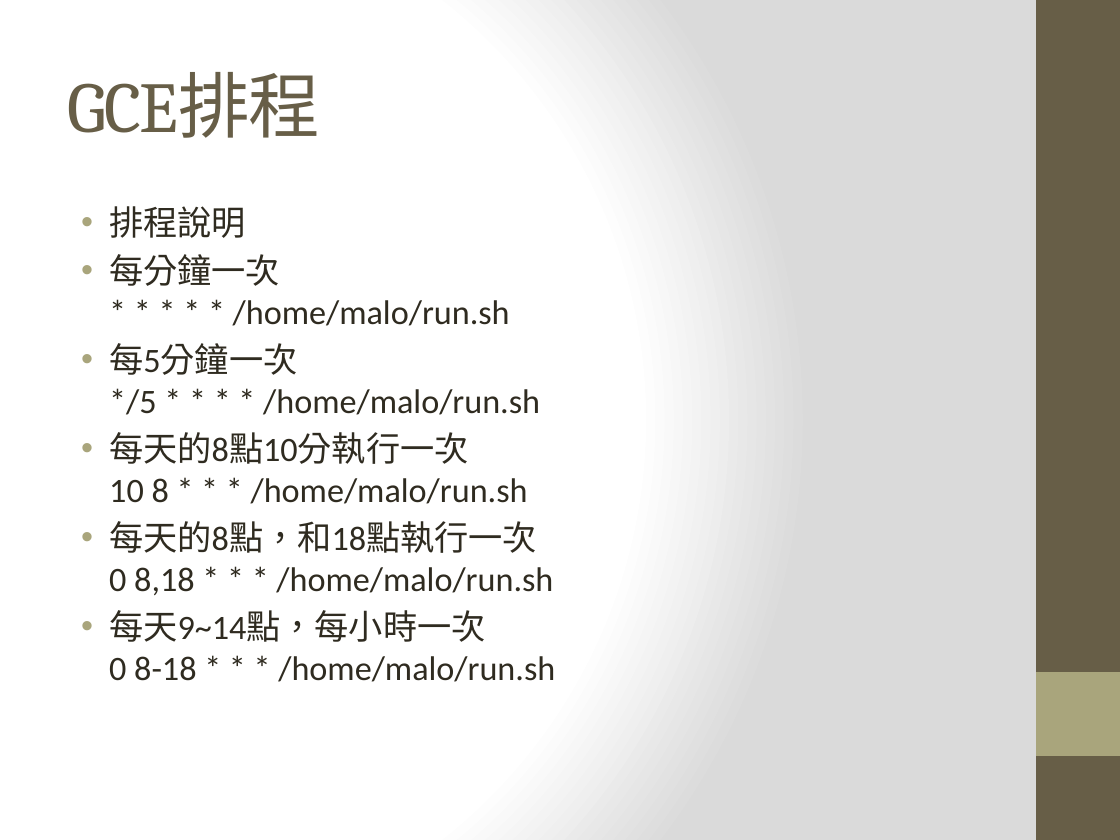
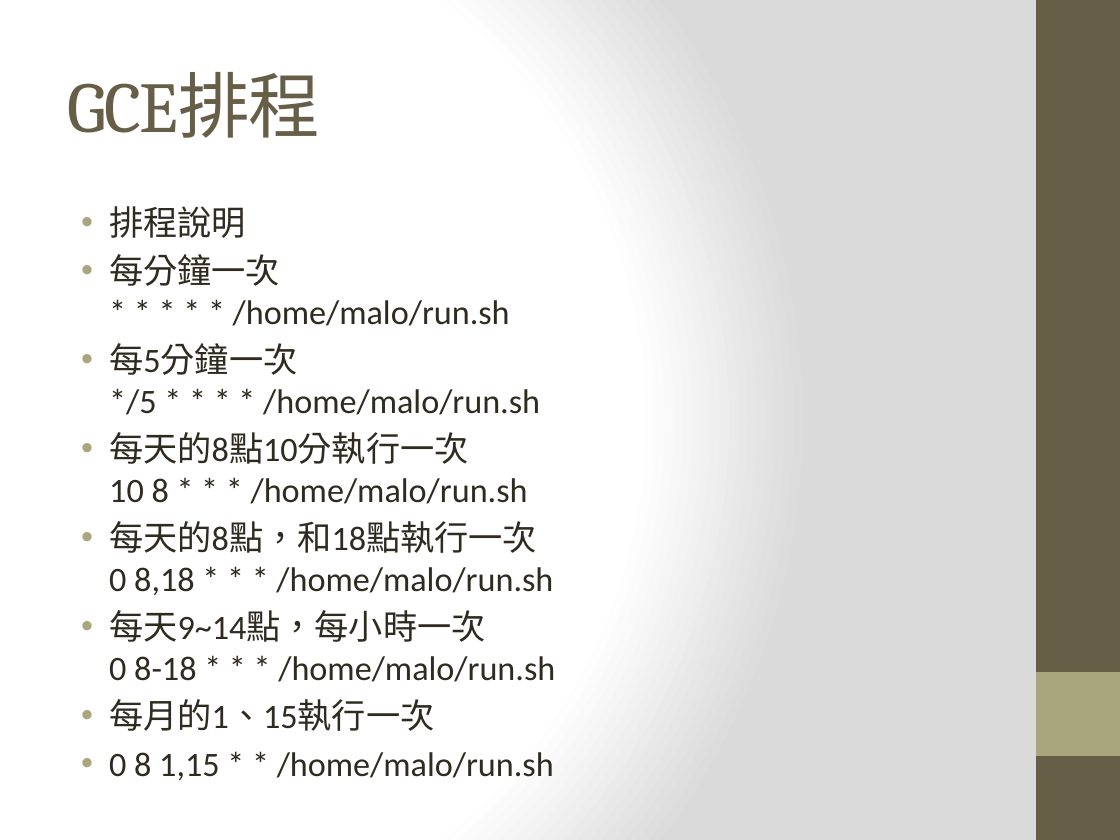
Before and after one commit to maloyang/KH20200704_Python_Basic_and_ML, a slide deck: slide 15 of Day3/Day3-3.pptx. Drawn at 1120x840 pixels with LibreOffice and Linux fonts; fonts in the diff are those of the drawing. Boxes give left, top, right and bottom in pixels: in the first picture for what was removed or moved away, otherwise in the second. Text is boxed around its words. In the diff, an @@ line names an element or a change of style, - is before the commit and + after.

```diff
--- a/Day3/Day3-3.pptx
+++ b/Day3/Day3-3.pptx
@@ text at (x1=109, y1=699, x2=554, y2=780): paragraphs added @@
+• 每月的1、15執行一次
+• 0 8 1,15 * * /home/malo/run.sh
```
Also in this commit, not shown: 2 other slides changed, 1 slide added, 3 slides removed, 2 other files.
